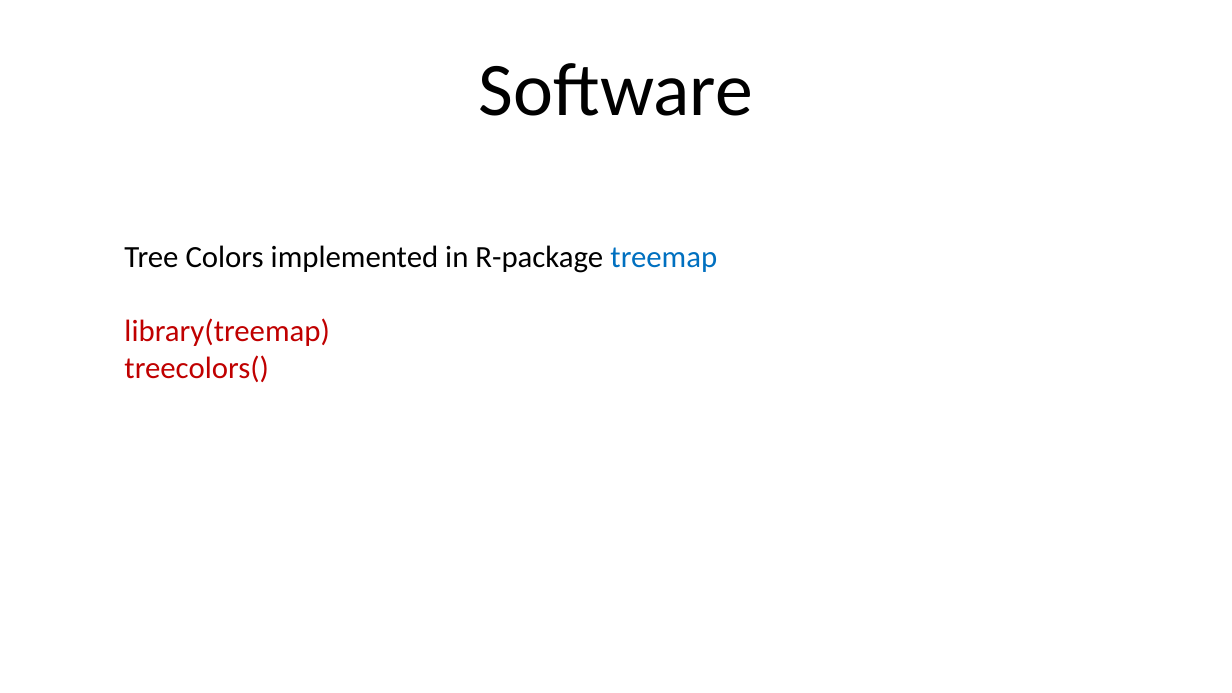
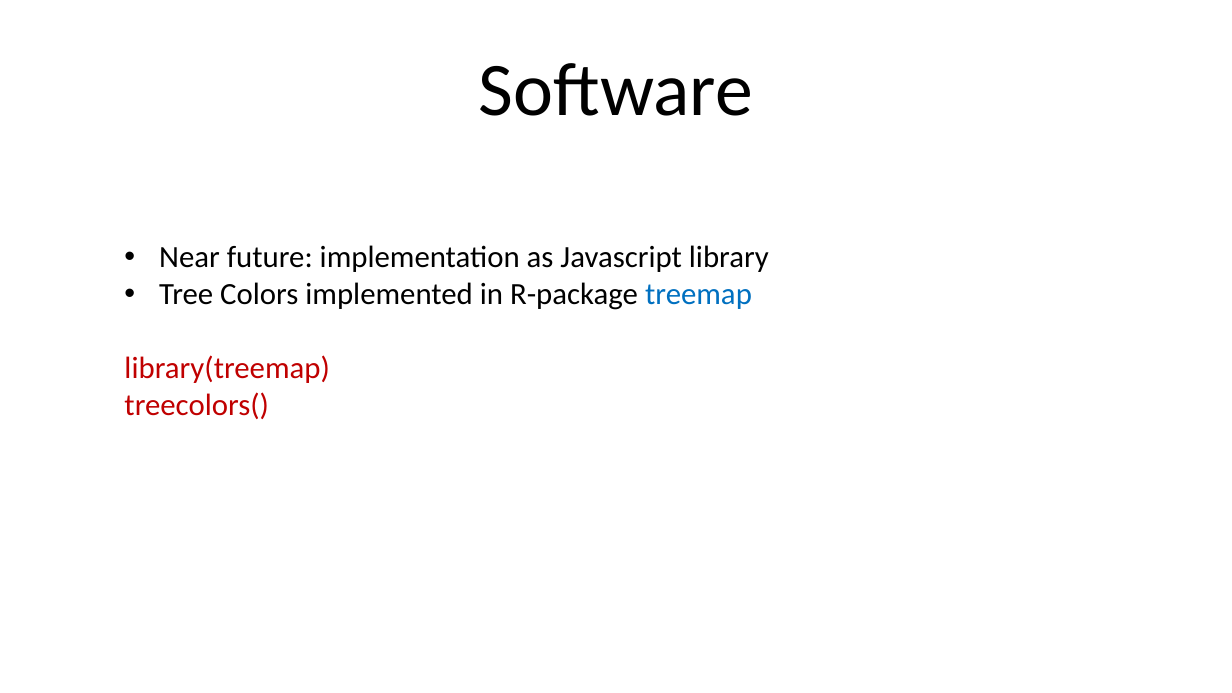
Before and after one commit to mtennekes/hierCols, a slide deck: slide 13 of presentation/TreeColors_pres.pptx (slide 14 before the commit). Drawn at 1232x693 pixels with LibreOffice and Linux fonts; fonts in the diff are those of the drawing. Boxes give left, top, right and bottom in pixels: in the first picture for what was removed or moved away, otherwise in the second. Text is boxed around its words. In the diff, an @@ line names an element or a change of style, - is before the commit and + after.

Commit message:
draft presentation done

```diff
--- a/presentation/TreeColors_pres.pptx
+++ b/presentation/TreeColors_pres.pptx
@@ text at <box>159,245,769,272</box>: paragraph added @@
+• Near future: implementation as Javascript library
@@ text at <box>159,282,752,310</box>: bullet none to • @@
```
Also in this commit, not shown: 4 other slides changed, 8 slides added, 3 slides removed, 17 other files.
